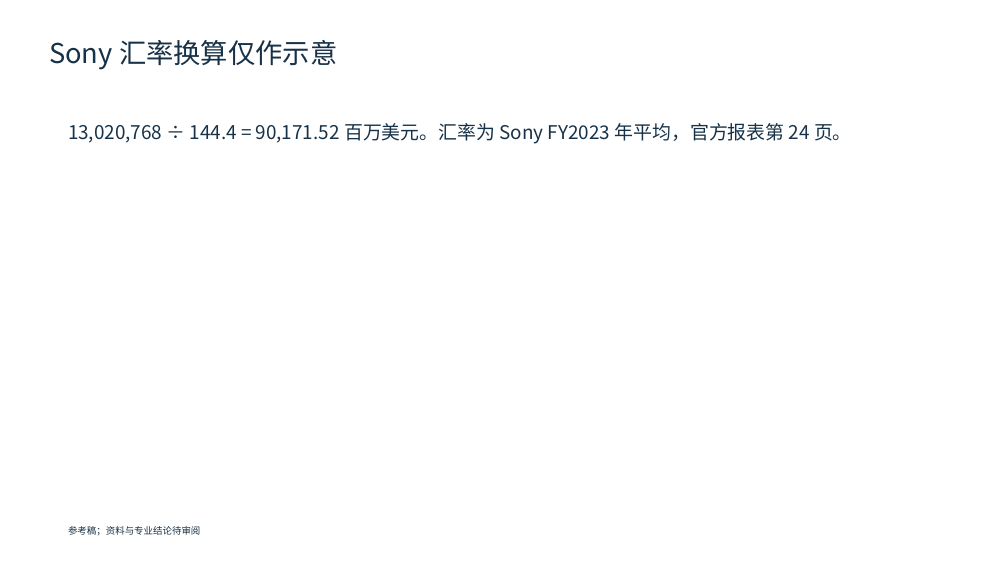
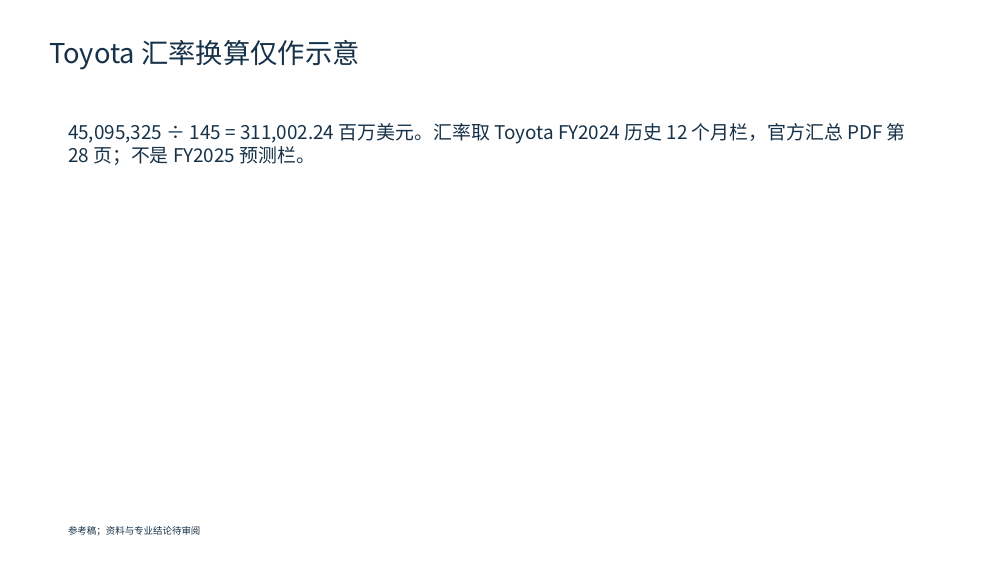
Before and after one commit to AtomInnoLab/WisWork, a slide deck: slide 6 of docs/product/ppt-benchmark-materials/PPT-P0-08/p0-08-reference.pptx. Drawn at 1008x567 pixels with LibreOffice and Linux fonts; fonts in the diff are those of the drawing. Boxes give left, top, right and bottom in pixels: in the first picture for what was removed or moved away, otherwise in the second. Text is boxed around its words. In the diff, an @@ line names an element or a change of style, - is before the commit and + after.

Commit message:
Freeze Apple Toyota comparability benchmark materials

```diff
--- a/docs/product/ppt-benchmark-materials/PPT-P0-08/p0-08-reference.pptx
+++ b/docs/product/ppt-benchmark-materials/PPT-P0-08/p0-08-reference.pptx
@@ text at (49, 40, 359, 70): text changed @@
-Sony 汇率换算仅作示意
+Toyota 汇率换算仅作示意
@@ text at (68, 123, 906, 165): text changed @@
-13,020,768 ÷ 144.4 = 90,171.52 百万美元。汇率为 Sony FY2023 年平均，官方报表第 24 页。
+45,095,325 ÷ 145 = 311,002.24 百万美元。汇率取 Toyota FY2024 历史 12 个月栏，官方汇总 PDF 第 28 页；不是 FY2025 预测栏。
```
Also in this commit, not shown: 5 other slides changed, 12 other files.
